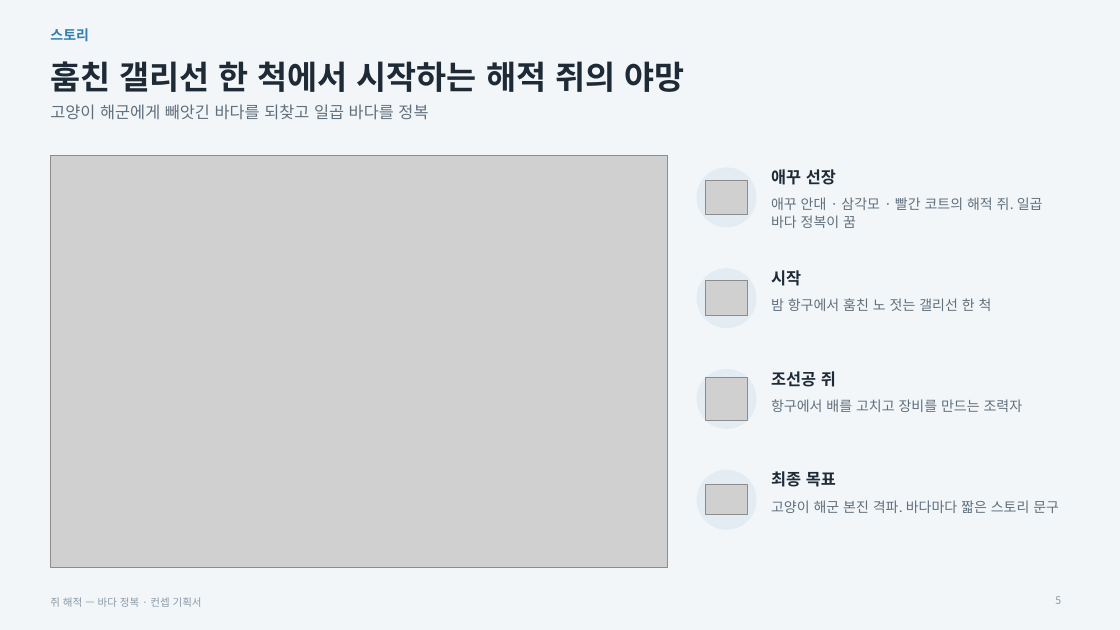
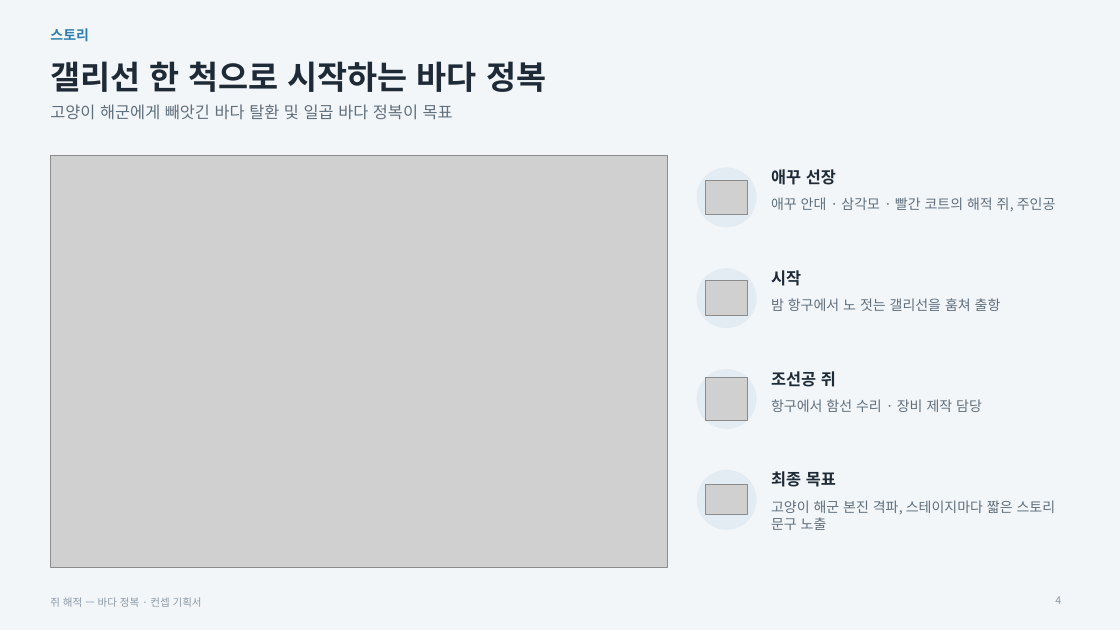
Before and after one commit to inory16351/RatPlain, a slide deck: slide 4 of Pirat_Plan/쥐해적_컨셉기획서.pptx (slide 5 before the commit). Drawn at 1120x630 pixels with LibreOffice and Linux fonts; fonts in the diff are those of the drawing; grey boxes stand for pictures. Boxes give left, top, right and bottom in pixels: in the first picture for what was removed or moved away, otherwise in the second. Text is boxed around its words. In the diff, an @@ line names an element or a change of style, - is before the commit and + after.

```diff
--- a/Pirat_Plan/쥐해적_컨셉기획서.pptx
+++ b/Pirat_Plan/쥐해적_컨셉기획서.pptx
@@ title at [50,61,546,92]: text changed @@
-훔친 갤리선 한 척에서 시작하는 해적 쥐의 야망
+갤리선 한 척으로 시작하는 바다 정복
@@ text at [50,104,453,120]: text changed @@
-고양이 해군에게 빼앗긴 바다를 되찾고 일곱 바다를 정복
+고양이 해군에게 빼앗긴 바다 탈환 및 일곱 바다 정복이 목표
@@ text at [771,197,1056,211]: text changed @@
-애꾸 안대 · 삼각모 · 빨간 코트의 해적 쥐. 일곱 바다 정복이 꿈
+애꾸 안대 · 삼각모 · 빨간 코트의 해적 쥐, 주인공
@@ text at [771,298,1001,311]: text changed @@
-밤 항구에서 훔친 노 젓는 갤리선 한 척
+밤 항구에서 노 젓는 갤리선을 훔쳐 출항
@@ text at [771,399,982,412]: text changed @@
-항구에서 배를 고치고 장비를 만드는 조력자
+항구에서 함선 수리 · 장비 제작 담당
@@ text at [771,500,1056,530]: text changed @@
-고양이 해군 본진 격파. 바다마다 짧은 스토리 문구
+고양이 해군 본진 격파, 스테이지마다 짧은 스토리 문구 노출
@@ page number at [1055,596,1061,604]: text changed @@
-5
+4
```
Also in this commit, not shown: 16 other slides changed, 1 slide removed, 1 other file.
